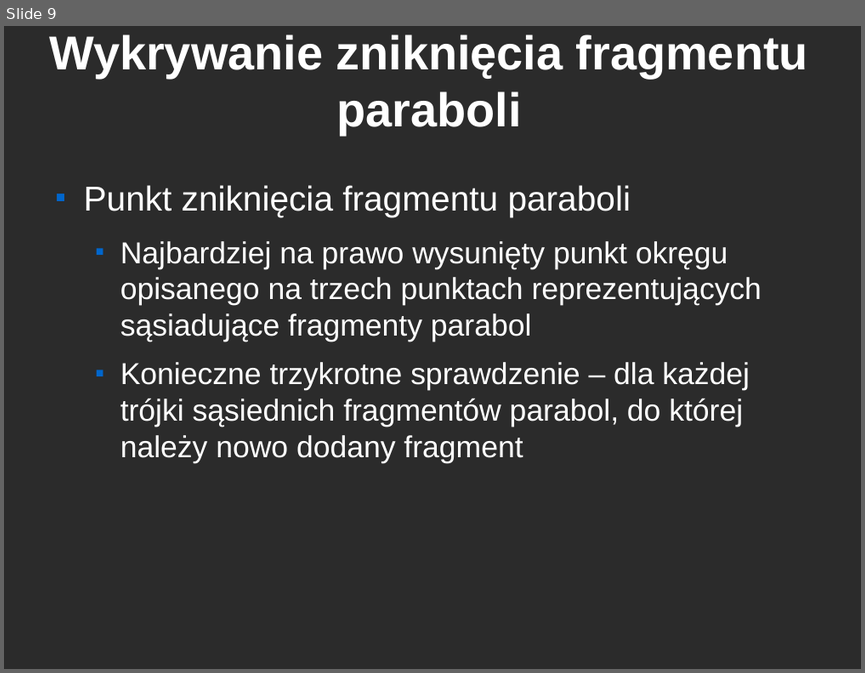
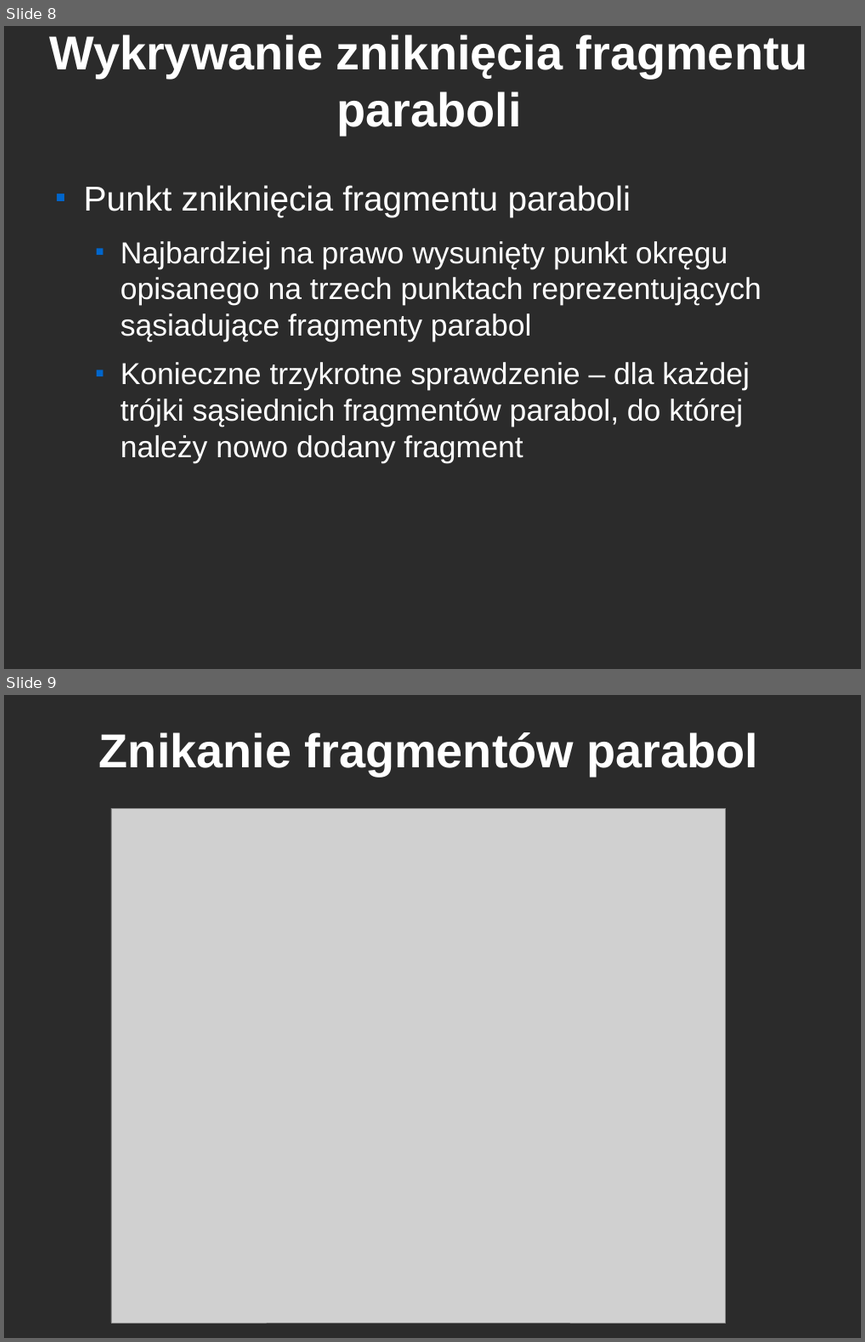
Before and after one commit to ghik/GO, a slide deck: fortune.odp. Shown one above the other, each under a label of ours: slide 9 before the commit, slides 8 and 9 after it. The pictures are 865x673 and 865x1342 pixels, drawn with LibreOffice and Linux fonts; fonts in the diff are those of the drawing; grey boxes stand for pictures; background and template pictures are left out; a plain dark background stands for a picture behind light text. Boxes give left, top, right and bottom in pixels: in the first picture for what was removed or moved away, otherwise in the second. Text is boxed around its words. In the diff, an @@ line names an element or a change of style, - is before the commit and + after.

```diff
--- a/fortune.odp
+++ b/fortune.odp
@@ slide 9 added at (4, 695, 861, 1338), background picture (left out) @@
@@ title added at (99, 732, 759, 776), 44 pt, text #FFFFFF, bold @@
+Znikanie fragmentów parabol
@@ picture added at (111, 809, 726, 1323) @@
@@ what was slide 9 is now slide 8 @@
```
Also in this commit, not shown: 1 slide changed, 6 other slides added, 4 other files.
